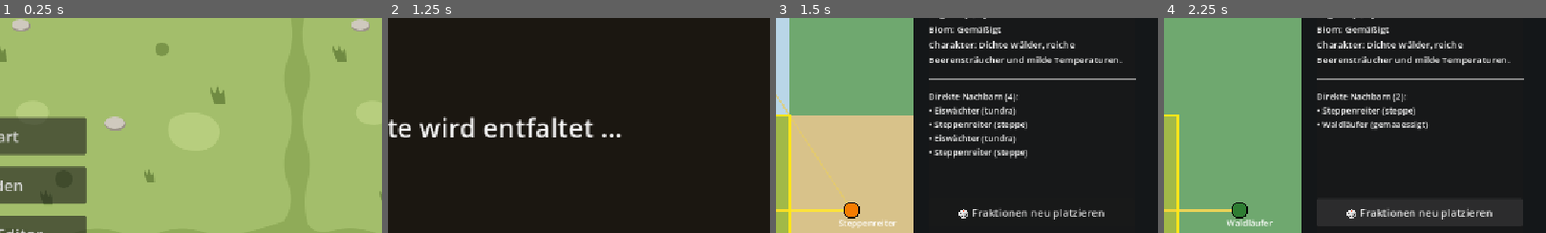
Above: before the commit, frames 1-4 (left to right).
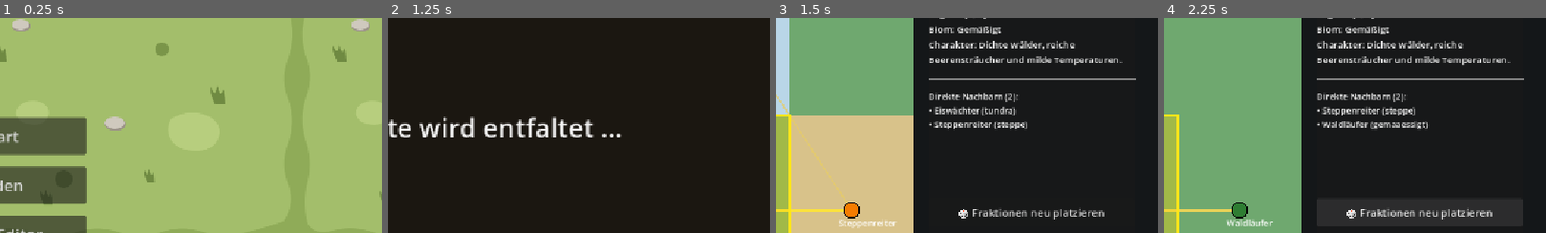
Above: after the commit, the same moments.

Repository: vannon091118/snip-warfare
Game: Godot game, scene res://ui/scenes/hauptmenue.tscn
The game is run twice, just before and just after one commit, with the same random seed, the same clock (stepped at 60 frames per second) and the same inputs.
Inputs (mouse positions are % of the whole screen's width and height, from its top left):
- Up to frame 1 (0.25 s): no input
- Up to frame 2 (1.25 s): click "Start" at 0.5 s
- Up to frame 3 (1.5 s): tap Enter at 1.25 s; move the mouse to (45, 70) at 1.27 s; hold Up (ui_up) from 1.28 s (still down); tap M at 1.35 s; click (45, 70) at 1.42 s
- Up to frame 4 (2.25 s): tap Space at 1.52 s; release Up (ui_up) at 2 s; click "🎲 Fraktionen neu platzieren" at 2 s
The pictures show only the part of the screen within x 50-100%, y 26-76%; the shares and areas given below are measured in that part.

Frames 1-2 are identical in both runs. In frame 3, 1.0% of the frame differs, in the area x 40-66%, y 35-66%; in frame 4, nothing differs.

Commit message:
1. Du hast anhand von fünf Ingame-Bildern die Schwachstellen der Kachelsammlung, der überlagernden Menüs und des fehlenden RimWorld-artigen Bauflusses offengelegt und ein klares Transformationsdokument verlangt. 2. In welt_netzwerk_planer.gd wird die Nachbarnliste vor jeder Neuberechnung geleert, damit mehrfache Regionsklicks die Liste nicht mehr fälschlicherweise aufblähen. 3. Im neuen Dokument VISION_UND_TRANSFORMATION_ROADMAP.md sind die Bildanalysen, die Blueprint-Logistik mit Materialtransport, die kontextsensitive Klicksteuerung und die Bilderbuch-Terrain-Pipeline mit Teichen, Erzen und Wäldern verbindlich verankert. 4. Was als nächstes umgesetzt werden muss, ist die Phase 1 der Roadmap mit der Entrümpelung der UI und der kontextsensitiven Rechtsklick-Steuerung.

Diff:
--- a/world/logic/kategorie_welt/welt_netzwerk_planer.gd
+++ b/world/logic/kategorie_welt/welt_netzwerk_planer.gd
@@ -73,6 +73,9 @@
 
 func _wege_berechnen(model: Welt_Model) -> void:
 	_wege.clear()
+	_spieler_nachbarn.clear()
+	for f: Welt_Fraktion in _fraktionen:
+		f.nachbarn.clear()
 	var spieler_pos_kachel := _spieler_region * model.region_kante + Vector2i(model.region_kante / 2, model.region_kante / 2)
 
 	# Distanzen aller Fraktionen zum Spieler ermitteln
Not shown, added: docs/VISION_UND_TRANSFORMATION_ROADMAP.md
